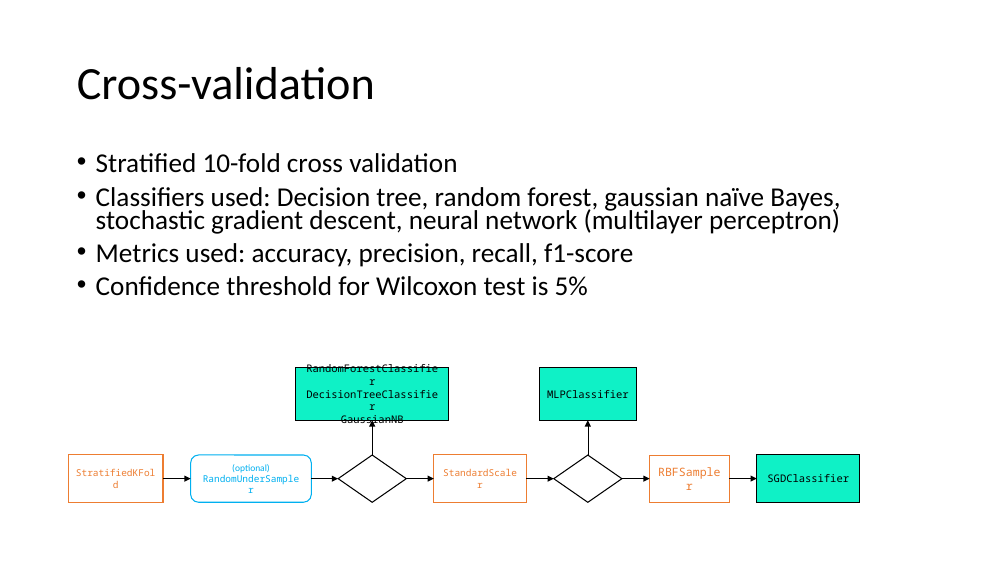
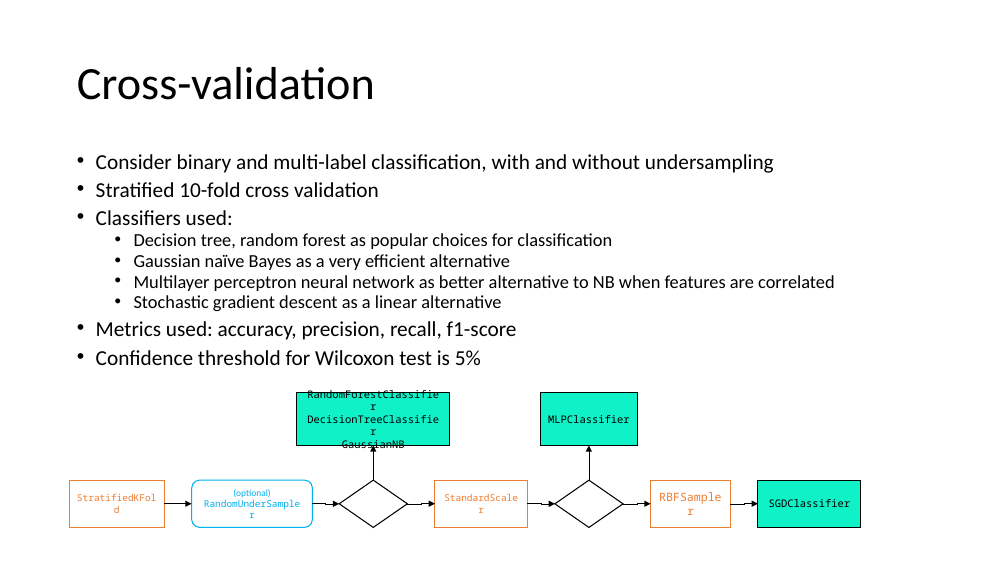
Before and after one commit to Metalcape/url-classifier, a slide deck: slide 10 of slides.pptx. Drawn at 1008x567 pixels with LibreOffice and Linux fonts; fonts in the diff are those of the drawing. Boxes give left, top, right and bottom in pixels: in the first picture for what was removed or moved away, otherwise in the second. Text is boxed around its words. In the diff, an @@ line names an element or a change of style, - is before the commit and + after.

Commit message:
Slides

```diff
--- a/slides.pptx
+++ b/slides.pptx
@@ text at <box>96,154,774,173</box>: paragraph added @@
+• Consider binary and multi-label classification, with and without undersampling
@@ text at <box>96,182,517,365</box>: size 25.9 to 20.3 pt in "Stratified 10-fold cross validation", "Metrics used: accuracy, precision, recall, f1-score", "Confidence threshold for Wilcoxon test is 5%" @@
@@ text at <box>96,210,835,311</box>: text changed; size 25.9 to 17.5 pt @@
-• Classifiers used: Decision tree, random forest, gaussian naïve Bayes, stochastic gradient descent, neural network (multilayer perceptron)
+• Classifiers used:
+  • Decision tree, random forest as popular choices for classification
+  • Gaussian naïve Bayes as a very efficient alternative
+  • Multilayer perceptron neural network as better alternative to NB when features are correlated
+  • Stochastic gradient descent as a linear alternative
@@ 7 elbow arrows, 6 rectangles, 2 diamonds, 1 rounded rectangle, 1 arrow: place and size @@
-7 elbow arrows, 6 rectangles, 2 diamonds, 1 rounded rectangle, 1 arrow at <box>68,368,860,502</box>
+7 elbow arrows, 6 rectangles, 2 diamonds, 1 rounded rectangle, 1 arrow at <box>70,393,861,527</box>
```
Also in this commit, not shown: 5 other slides changed.
